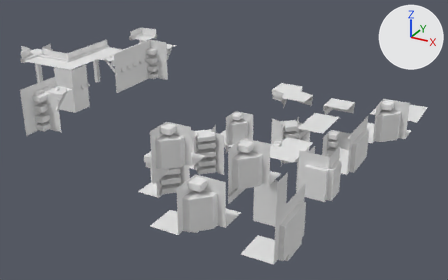
What one commit did to the Blender file AssetSource/modules.blend.
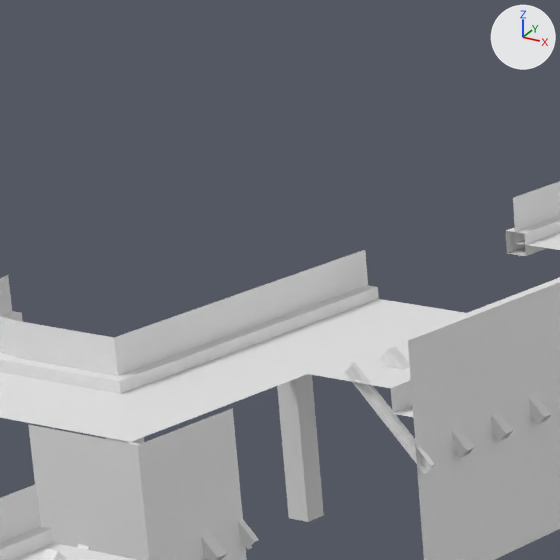
Old and new are each drawn whole from a 50 mm lens placed at (8.48, -25.7, 13.14), pointed at (-3.6, -3.73, 2.15) and again close up on the part from 11% to 31% of the width and 0% to 32% of the height. Every picture has the same lights, and +X, +Y and +Z are marked at upper right.

In view in the first close-up: 'CeilInnerCorner', 'CeilWall', 'CornerBottom', 'DoubleCornerBottom', 'InnerCornerBottom', 'PillarWall', 'WallBottom'.
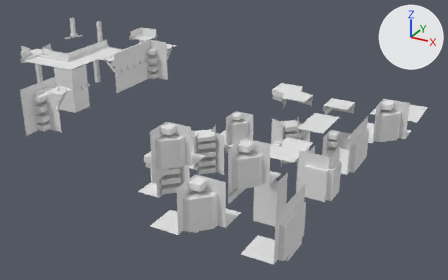
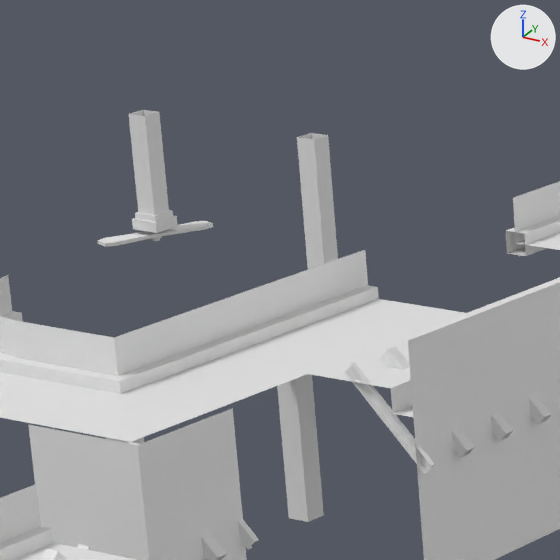
Commit message: Add multiple modules for a given occupation hash

Diff of the bpy script that builds the scene:
```diff
--- a/AssetSource/modules.blend.py
+++ b/AssetSource/modules.blend.py
@@ me_cornerbottom_003 @@
+me_cornerbottom_003.from_pydata(...)  # 72 vertices, 59 faces; spans x -0.263..0.263, y -0.56..0.56, z 0.786..2.0
@@ me_cornerbottom_002 @@
+me_cornerbottom_002.from_pydata([(-0.1, -0.1, 0.0), (0.1, -0.1, 0.0), (-0.1, 0.1, 0.0), (0.1, 0.1, 0.0), (-0.1, -0.1, 2.0), (0.1, -0.1, 2.0), (0.1, 0.1, 2.0), (-0.1, 0.1, 2.0)], [], [(0, 1, 5, 4), (1, 3, 6, 5), (3, 2, 7, 6), (2, 0, 4, 7)])
@@ ob_fullair_pillarbottom @@
+ob_fullair_pillarbottom = bpy.data.objects.new('FullAir_PillarBottom', me_cornerbottom_003)
+ob_fullair_pillarbottom.location = (-17.0, 2.0, 3.0)
+_m = ob_fullair_pillarbottom.modifiers.new('Subdivision', 'SUBSURF')
+_m.subdivision_type = 'SIMPLE'
@@ ob_fullair_pillar @@
+ob_fullair_pillar = bpy.data.objects.new('FullAir_Pillar', me_cornerbottom_002)
+ob_fullair_pillar.location = (-15.0, 2.0, 3.0)
+_m = ob_fullair_pillar.modifiers.new('Subdivision', 'SUBSURF')
+_m.subdivision_type = 'SIMPLE'
```

Changed parts and their boxes [x1, y1, x2, y2] in the close-ups (560 x 560 px):
'FullAir_PillarBottom', added: after [97, 110, 213, 247]
'FullAir_Pillar', added: after [297, 133, 338, 269]
